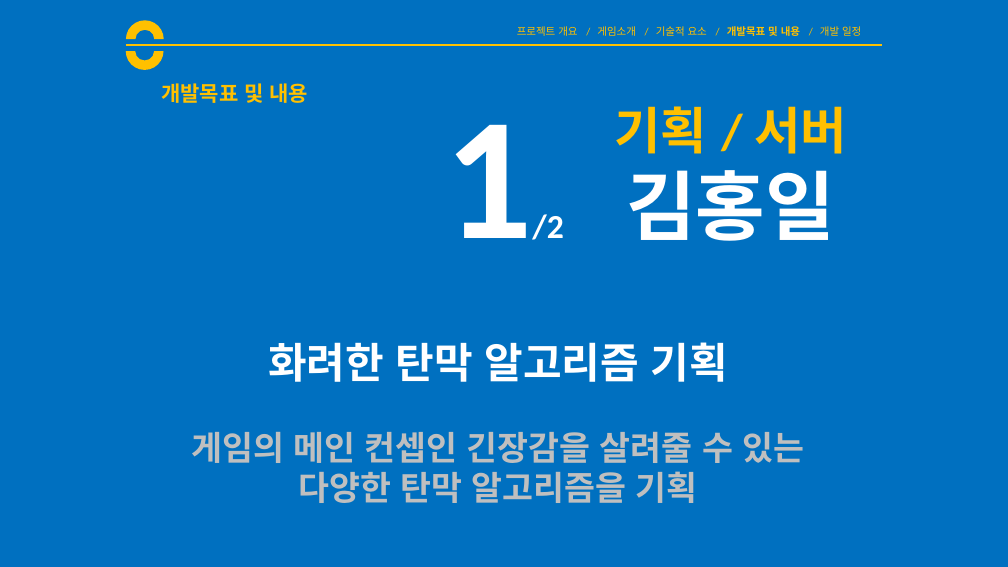
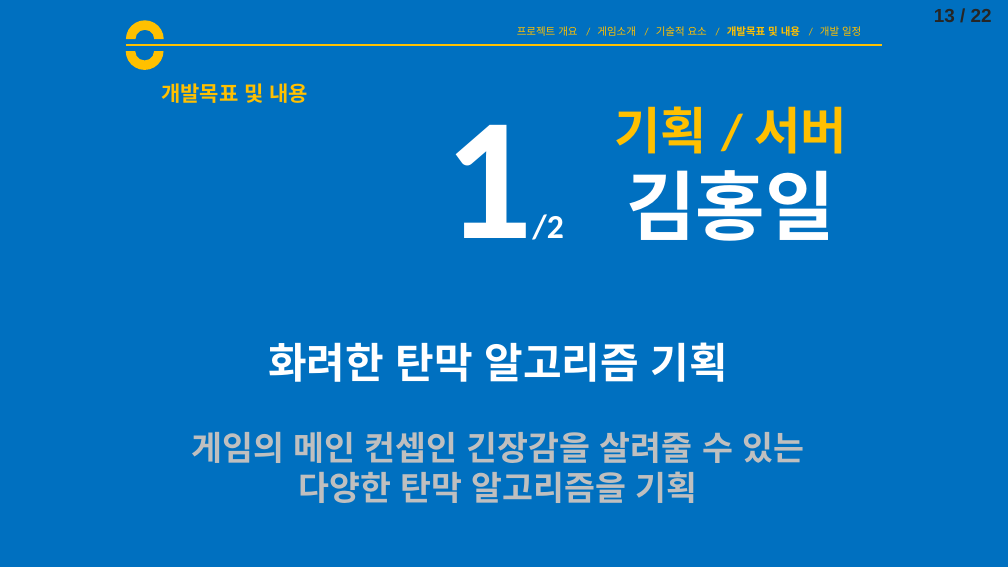
Before and after one commit to goddun/Report, a slide deck: slide 13 of BossLocker_김홍일_양태윤_조소연.pptx. Drawn at 1008x567 pixels with LibreOffice and Linux fonts; fonts in the diff are those of the drawing. Boxes give left, top, right and bottom in pixels: in the first picture for what was removed or moved away, otherwise in the second. Text is boxed around its words. In the diff, an @@ line names an element or a change of style, - is before the commit and + after.

```diff
--- a/BossLocker_김홍일_양태윤_조소연.pptx
+++ b/BossLocker_김홍일_양태윤_조소연.pptx
@@ text added at [934, 9, 992, 22], 18 pt, text #262626, bold @@
+13 / 22
```
Also in this commit, not shown: 21 other slides changed, 1 other file.
